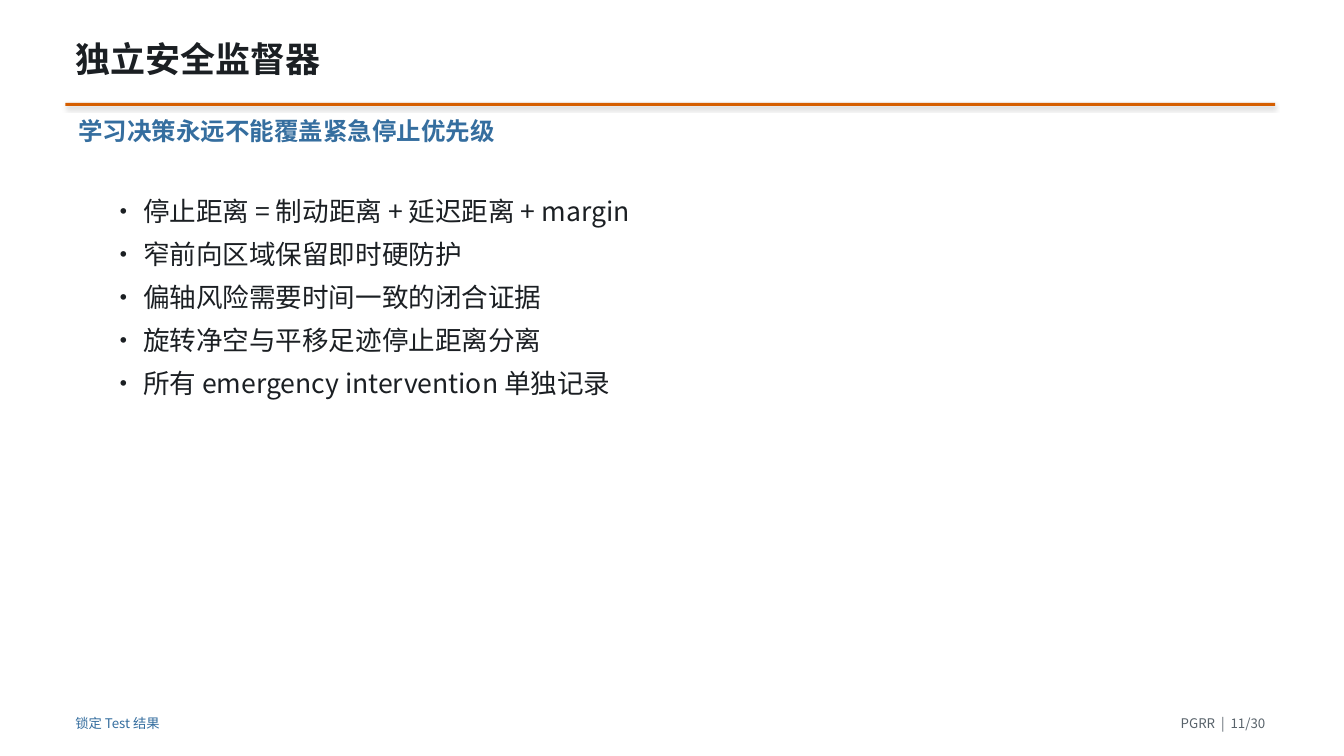
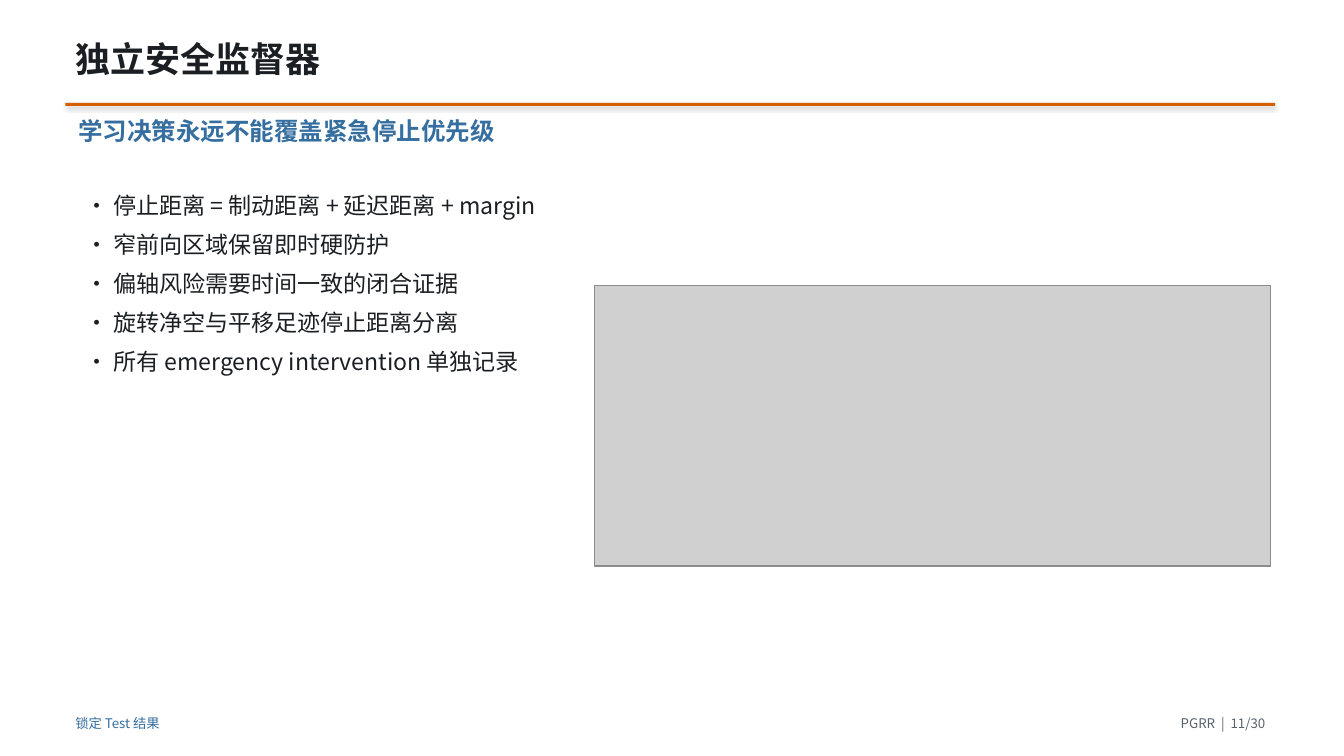
Before and after one commit to CC-robotics/PGRR, a slide deck: slide 11 of presentation/PGRR_report_zh.pptx. Drawn at 1344x756 pixels with LibreOffice and Linux fonts; fonts in the diff are those of the drawing; grey boxes stand for pictures. Boxes give left, top, right and bottom in pixels: in the first picture for what was removed or moved away, otherwise in the second. Text is boxed around its words. In the diff, an @@ line names an element or a change of style, - is before the commit and + after.

```diff
--- a/presentation/PGRR_report_zh.pptx
+++ b/presentation/PGRR_report_zh.pptx
@@ text "• 停止距离 = 制动距离 + ...": place and size @@
-text "• 停止距离 = 制动距离 + ..." at [143,198,630,400]
+text "• 停止距离 = 制动距离 + ..." at [114,194,535,375]
@@ text "• 停止距离 = 制动距离 + ..." at [114,194,535,375]: size 19 to 16.5 pt @@
@@ picture added at [595,285,1270,566] @@
```
Also in this commit, not shown: 9 other slides changed, 7 slides added, 7 slides removed, 20 other files.
